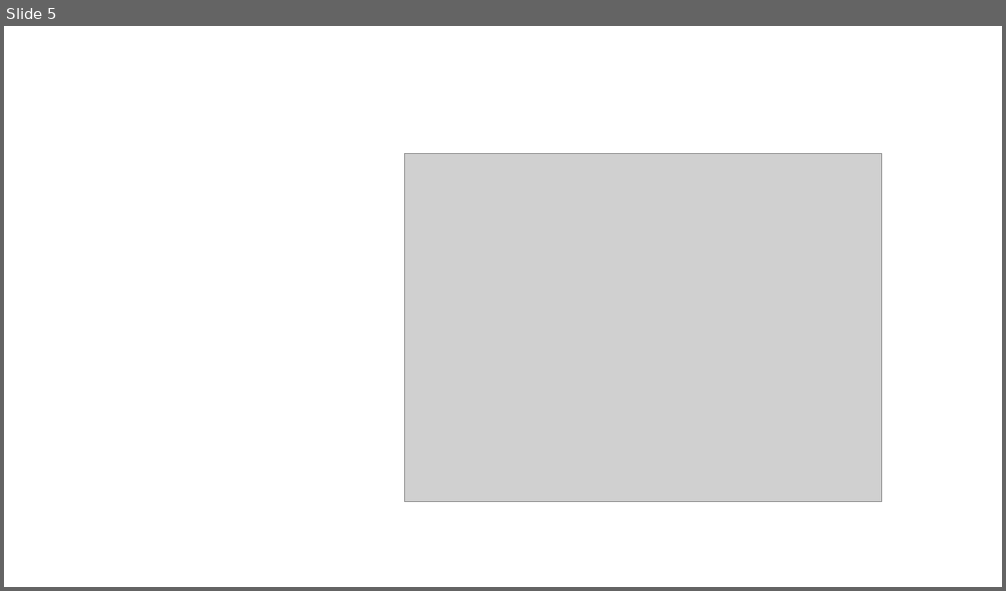
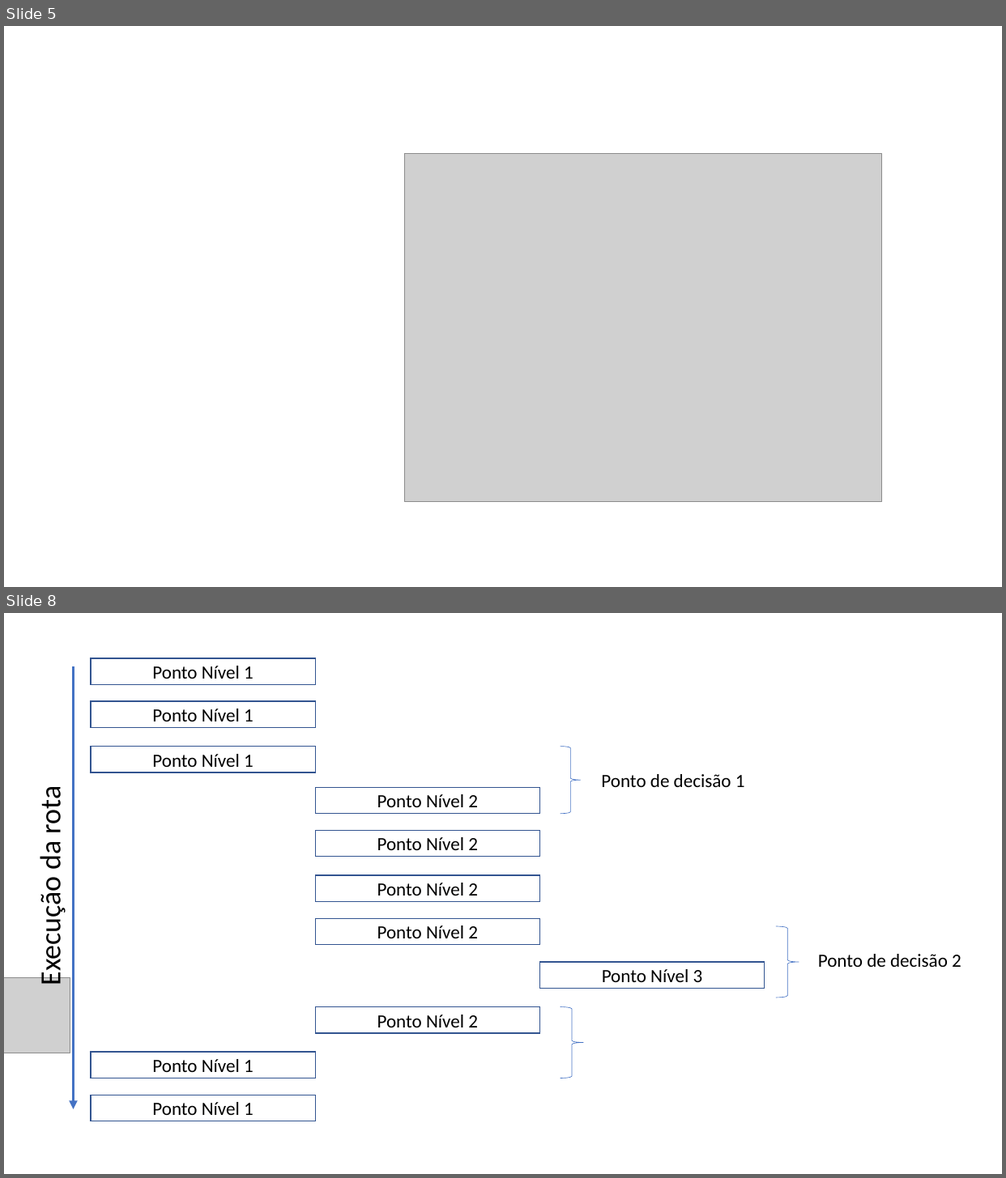
Before and after one commit to matheuskraemer/pfc, a slide deck: doc/pfc/Imagens/Imagens.pptx. Shown one above the other, each under a label of ours: slide 5 before the commit, slides 5 and 8 after it; the slides between them are not shown. The pictures are 1006x591 and 1006x1178 pixels, drawn with LibreOffice and Linux fonts; fonts in the diff are those of the drawing; grey boxes stand for pictures. Boxes give left, top, right and bottom in pixels: in the first picture for what was removed or moved away, otherwise in the second. Text is boxed around its words. In the diff, an @@ line names an element or a change of style, - is before the commit and + after.

```diff
--- a/doc/pfc/Imagens/Imagens.pptx
+++ b/doc/pfc/Imagens/Imagens.pptx
@@ slide 8 added at [4, 613, 1002, 1174], background #FFFFFF @@
@@ rectangle added at [91, 658, 315, 685], fill #FFFFFF, outline #325491 1 pt, 18 pt, text #000000 @@
+Ponto Nível 1
@@ arrow added from (74, 667) to (74, 1110), #4472C4 2.75 pt @@
@@ rectangle added at [91, 701, 315, 727], fill #FFFFFF, outline #325491 1 pt, 18 pt, text #000000 @@
+Ponto Nível 1
@@ rectangle added at [91, 747, 315, 773], fill #FFFFFF, outline #325491 1 pt, 18 pt, text #000000 @@
+Ponto Nível 1
@@ right brace added at [560, 747, 581, 814], outline #4472C4 0.5 pt @@
@@ text added at [601, 774, 745, 787], 18 pt, text #000000 @@
+Ponto de decisão 1
@@ text added at [32, 790, 68, 982], 28 pt, text #000000 @@
+Execução da rota
@@ rectangle added at [315, 787, 540, 814], fill #FFFFFF, outline #325491 1 pt, 18 pt, text #000000 @@
+Ponto Nível 2
@@ rectangle added at [315, 830, 540, 856], fill #FFFFFF, outline #325491 1 pt, 18 pt, text #000000 @@
+Ponto Nível 2
@@ rectangle added at [315, 875, 540, 902], fill #FFFFFF, outline #325491 1 pt, 18 pt, text #000000 @@
+Ponto Nível 2
@@ rectangle added at [315, 919, 540, 945], fill #FFFFFF, outline #325491 1 pt, 18 pt, text #000000 @@
+Ponto Nível 2
@@ right brace added at [776, 926, 799, 998], outline #4472C4 0.5 pt @@
@@ rectangle added at [540, 962, 765, 988], fill #FFFFFF, outline #325491 1 pt, 18 pt, text #000000 @@
+Ponto Nível 3
@@ text added at [818, 954, 961, 967], 18 pt, text #000000 @@
+Ponto de decisão 2
@@ picture added at [4, 977, 70, 1053] @@
@@ rectangle added at [315, 1007, 540, 1033], fill #FFFFFF, outline #325491 1 pt, 18 pt, text #000000 @@
+Ponto Nível 2
@@ right brace added at [560, 1007, 583, 1079], outline #4472C4 0.5 pt @@
@@ rectangle added at [91, 1053, 315, 1079], fill #FFFFFF, outline #325491 1 pt, 18 pt, text #000000 @@
+Ponto Nível 1
@@ rectangle added at [91, 1095, 315, 1122], fill #FFFFFF, outline #325491 1 pt, 18 pt, text #000000 @@
+Ponto Nível 1
```
Also in this commit, not shown: 3 other slides added, 3 other files.
